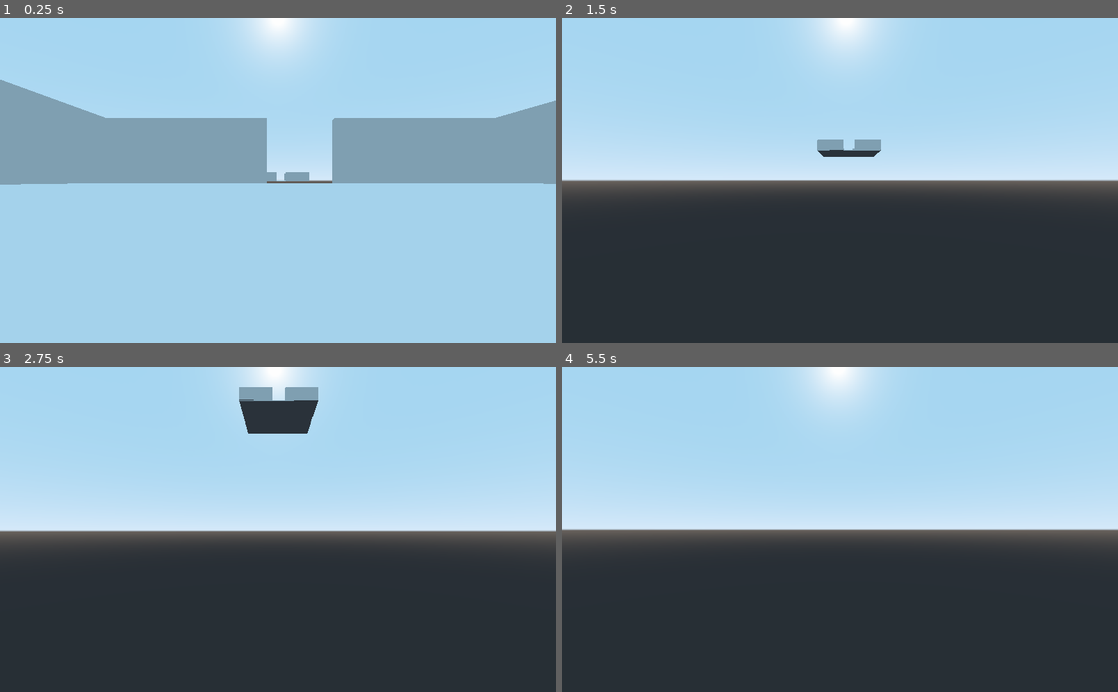
Above: before the commit, frames 1-4 (two rows, left to right).
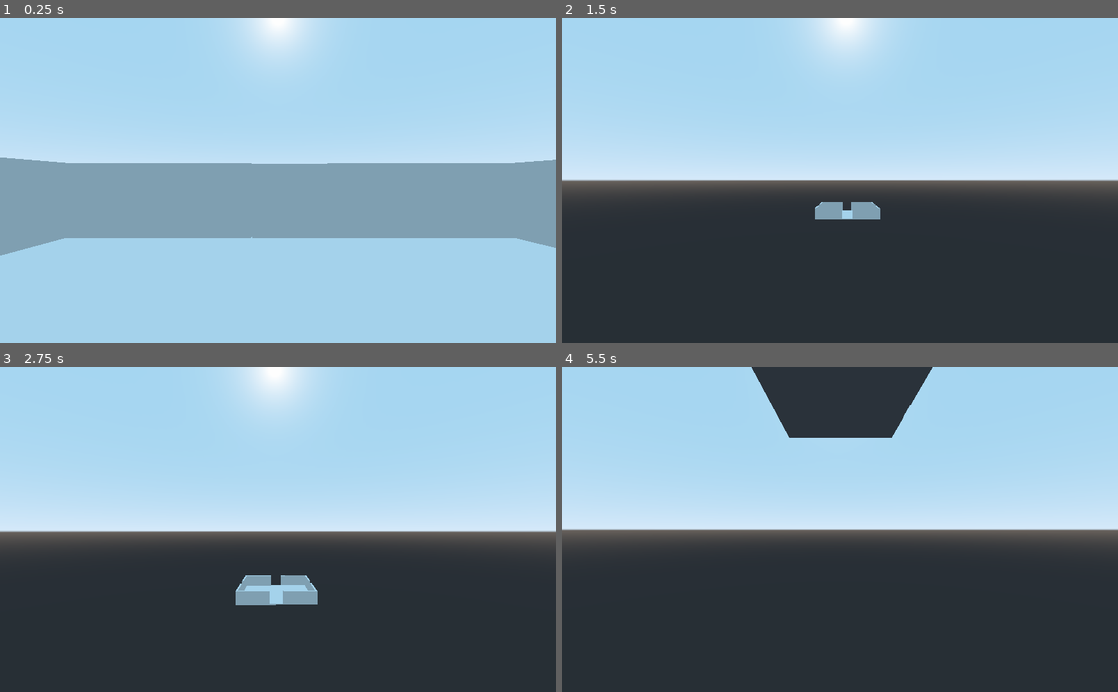
Above: after the commit, the same moments.

Repository: Aidan-Chelig/backrooms
Game: Godot game, scene res://room/Room.tscn
Same seed, same stepped clock (60 frames per second), same inputs: the game is played once before the commit and once after it. The project has no main scene, so this scene is started directly.
Inputs (mouse positions are in pixels of both pictures, inside the frame that each line leads up to):
- Up to frame 1 (0.25 s): no input
- Up to frame 2 (1.5 s): move the mouse to (867, 180) at 0.52 s; hold W (move_forward) from 0.53 s (still down); tap Space (jump) at 0.77 s; move the mouse to (812, 180) at 1.27 s
- Up to frame 3 (2.75 s): keep holding W (move_forward); tap Space (jump) at 1.52 s; move the mouse to (289, 523) at 2.02 s
- Up to frame 4 (5.5 s): keep holding W (move_forward); move the mouse to (834, 536) at 2.77 s; tap Space (jump) at 3.02, 3.77, 4.52 s; move the mouse to (878, 532) at 3.52 s; move the mouse to (795, 526) at 4.27 s; move the mouse to (845, 529) at 5.02 s

The runs differ from the first frame. In frame 1, 31% of the frame differs, in the area x 0-100%, y 19-74%; in frame 2, 1.1%; in frame 3, 3.5%; in frame 4, 5.6%.

Commit message:
Portal stuff

Diff:
--- a/room/Room.tscn
+++ b/room/Room.tscn
@@ -1,8 +1,44 @@
-[gd_scene load_steps=4 format=2]
+[gd_scene load_steps=12 format=2]
 
 [ext_resource path="res://floor/floor.tscn" type="PackedScene" id=1]
 [ext_resource path="res://walls/wall.tscn" type="PackedScene" id=2]
 [ext_resource path="res://FPSBasic/FPSBasic.tscn" type="PackedScene" id=3]
+[ext_resource path="res://room/portalshader.tres" type="Shader" id=4]
+[ext_resource path="res://portal/portal.tscn" type="PackedScene" id=5]
+
+[sub_resource type="ViewportTexture" id=1]
+viewport_path = NodePath("Portal/portalView")
+
+[sub_resource type="ShaderMaterial" id=2]
+resource_local_to_scene = true
+shader = ExtResource( 4 )
+shader_param/stencil_tex = SubResource( 1 )
+
+[sub_resource type="Shader" id=3]
+resource_local_to_scene = true
+resource_name = "asdf"
+code = "shader_type canvas_item;
+
+uniform sampler2D stencil_tex;
+
+void fragment(){
+//	vec2 uv = UV - 0.5;
+//	uv.x *= 2.0;
+//	float dist = sqrt(uv.x*uv.x+uv.y*uv.y);
+	COLOR = texture(TEXTURE, UV);
+	COLOR.a = texture(stencil_tex, UV).g;
+}"
+
+[sub_resource type="ViewportTexture" id=4]
+viewport_path = NodePath("mask")
+
+[sub_resource type="ShaderMaterial" id=5]
+resource_local_to_scene = true
+shader = SubResource( 3 )
+shader_param/stencil_tex = SubResource( 4 )
+
+[sub_resource type="ViewportTexture" id=6]
+viewport_path = NodePath("portalView")
 
 [node name="SmallRoom" type="Spatial"]
 
@@ -51,10 +87,6 @@
 [node name="Floor" parent="RoomManager/Room3/body" instance=ExtResource( 1 )]
 transform = Transform( 6, 0, 0, 0, 0.066, 0, 0, 0, 6, 0, 0, 0 )
 
-[node name="Portal" type="Portal" parent="RoomManager/Room3"]
-transform = Transform( -1, 0, -8.74228e-08, 0, 1, 0, 8.74228e-08, 0, -1, 0.000989914, 1.07246, 49.3284 )
-linked_room = NodePath("../../Room4")
-
 [node name="Room4" type="Room" parent="RoomManager"]
 transform = Transform( 1, 0, 0, 0, 1, 0, 0, 0, 1, 0.638334, 2.41666, -0.0107098 )
 
@@ -136,12 +168,42 @@
 transform = Transform( 6, 0, 0, 0, 0.066, 0, 0, 0, 6, 0, 0, 0 )
 
 [node name="FPS" parent="." instance=ExtResource( 3 )]
-transform = Transform( 1, 0, 0, 0, 1, 0, 0, 0, 1, 0, 0.60708, 1.04747 )
+transform = Transform( 1, 0, 0, 0, 0.742805, 0, 0, 0, 1, 0.355802, 2.09861, 0.368273 )
 
 [node name="Head" parent="FPS" index="2"]
-transform = Transform( 1, 0, 0, 0, 1, 0, 0, 0, 1, 0, 1.61688, 0 )
+transform = Transform( 1, 0, 0, 0, 1, 0, 0, 0, 1, 0, 0.566485, -0.242431 )
 
 [node name="Camera" parent="FPS/Head" index="0"]
 current = true
 
+[node name="Portal" parent="." instance=ExtResource( 5 )]
+transform = Transform( 1, 0, 0, 0, 0.955444, 0, 0, 0, 0.135902, 0.694535, 0.92025, -5.97959 )
+follow_cam_input = NodePath("../FPS/Head/Camera")
+
+[node name="MeshOut" parent="Portal/body" index="0"]
+material/0 = SubResource( 2 )
+
+[node name="MeshIn" parent="Portal/body" index="1"]
+material/0 = SubResource( 2 )
+
+[node name="portalTex" parent="Portal/CanvasLayer" index="0"]
+material = SubResource( 5 )
+texture = SubResource( 6 )
+
+[node name="maskRoot" parent="Portal/mask" index="0"]
+transform = Transform( 1, 0, 0, 0, 1, 0, 0, 0, 1, 0.694535, 1.87569, -5.97959 )
+
+[node name="maskCam" parent="Portal/mask/maskRoot" index="0"]
+transform = Transform( 1, 0, 0, 0, 1, 0, 0, 0, 1, -0.338733, 0.643707, 6.10543 )
+
+[node name="portalView" parent="Portal" index="3"]
+keep_3d_linear = true
+
+[node name="Handle" parent="Portal/portalView" index="0"]
+transform = Transform( 1, 0, 0, 0, 1, 0, 0, 0, 1, 0.708, 1.876, -49.4174 )
+
+[node name="portalCam" parent="Portal/portalView/Handle" index="0"]
+transform = Transform( 1, 0, 0, 0, 1, 0, 0, 0, 1, -0.338733, 0.643707, 6.10543 )
+
 [editable path="FPS"]
+[editable path="Portal"]
--- a/room/portalshader.tres
+++ b/room/portalshader.tres
@@ -1,15 +1,14 @@
 [gd_resource type="Shader" format=2]
 
 [resource]
-code = "shader_type canvas_item;
+code = "shader_type spatial;
 
 uniform sampler2D stencil_tex;
+render_mode unshaded;
 
-void fragment(){
-//	vec2 uv = UV - 0.5;
-//	uv.x *= 2.0;
-//	float dist = sqrt(uv.x*uv.x+uv.y*uv.y);
-	COLOR = texture(TEXTURE, UV);
-//	COLOR.a = smoothstep(0.5, 0.4, dist);
-	COLOR.a = texture(stencil_tex, UV).g;
+void fragment() {
+    SCREEN_UV.y = 1f - SCREEN_UV.y;
+    ALBEDO.rgb = texture(stencil_tex, SCREEN_UV).rgb;
+	//ALPHA = texture(stencil_tex, SCREEN_UV).a;
+	//ALBEDO -= vec3(.125f, .125f, .125f);
 }"
